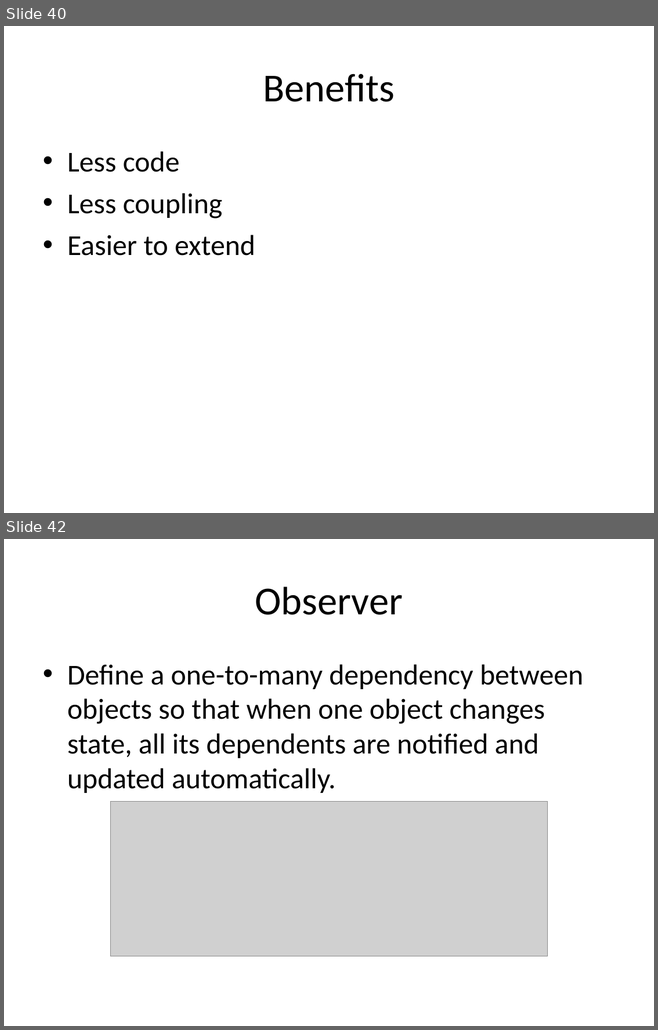
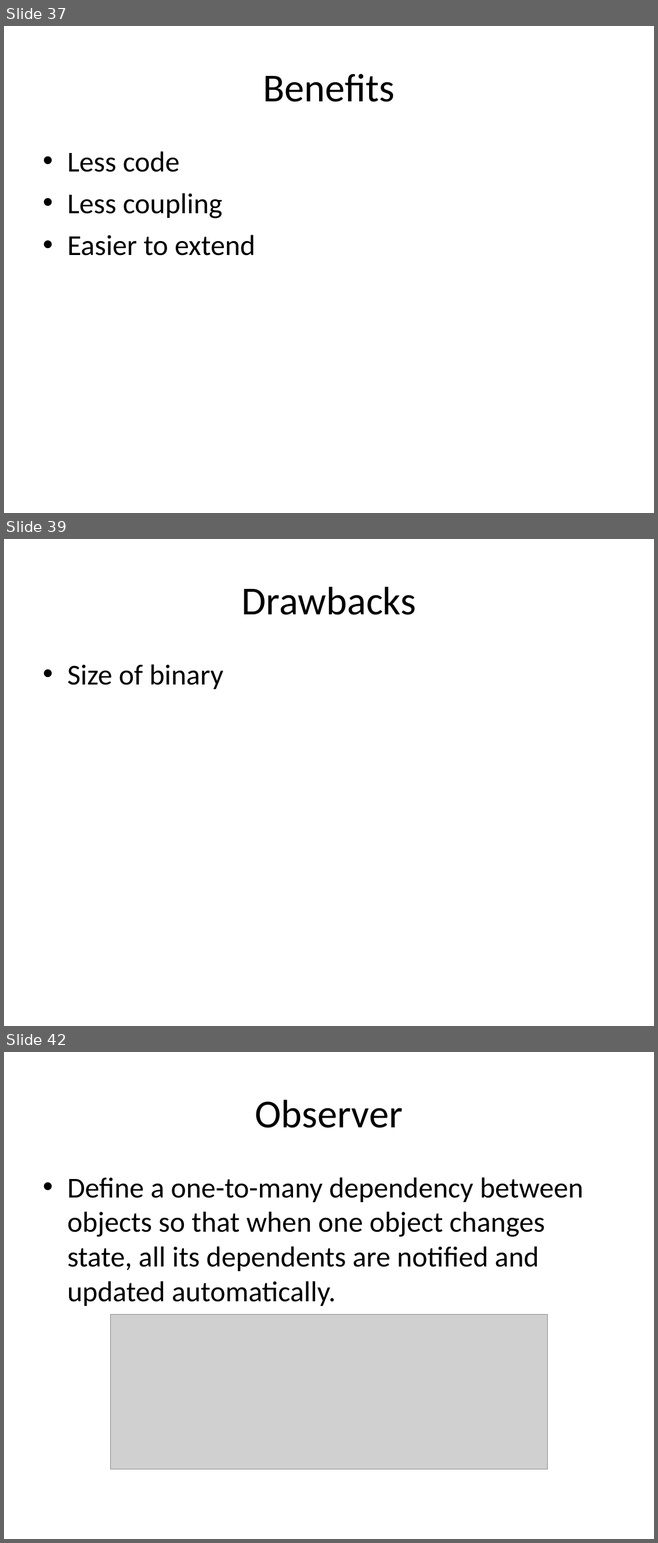
Before and after one commit to kamyu104/GofPatterns, a slide deck: Effective patterns.ppt. Shown one above the other, each under a label of ours: slides 40 and 42 before the commit, slides 37, 39 and 42 after it; the slides between them are not shown. The pictures are 658x1030 and 658x1543 pixels, drawn with LibreOffice and Linux fonts; fonts in the diff are those of the drawing; grey boxes stand for pictures. Boxes give left, top, right and bottom in pixels: in the first picture for what was removed or moved away, otherwise in the second. Text is boxed around its words. In the diff, an @@ line names an element or a change of style, - is before the commit and + after.

```diff
--- a/Effective patterns.ppt
+++ b/Effective patterns.ppt
@@ slide 39 added at (x1=4, y1=539, x2=654, y2=1026), background #FFFFFF @@
@@ title added at (x1=241, y1=587, x2=416, y2=615), 44 pt, text #000000 @@
+Drawbacks
@@ text added at (x1=67, y1=664, x2=224, y2=689), 32 pt, text #000000 @@
+• Size of binary
@@ what was slide 40 is now slide 37 @@
```
Also in this commit, not shown: 3 slides changed, 6 other slides added, 3 slides removed, 2 other files.
